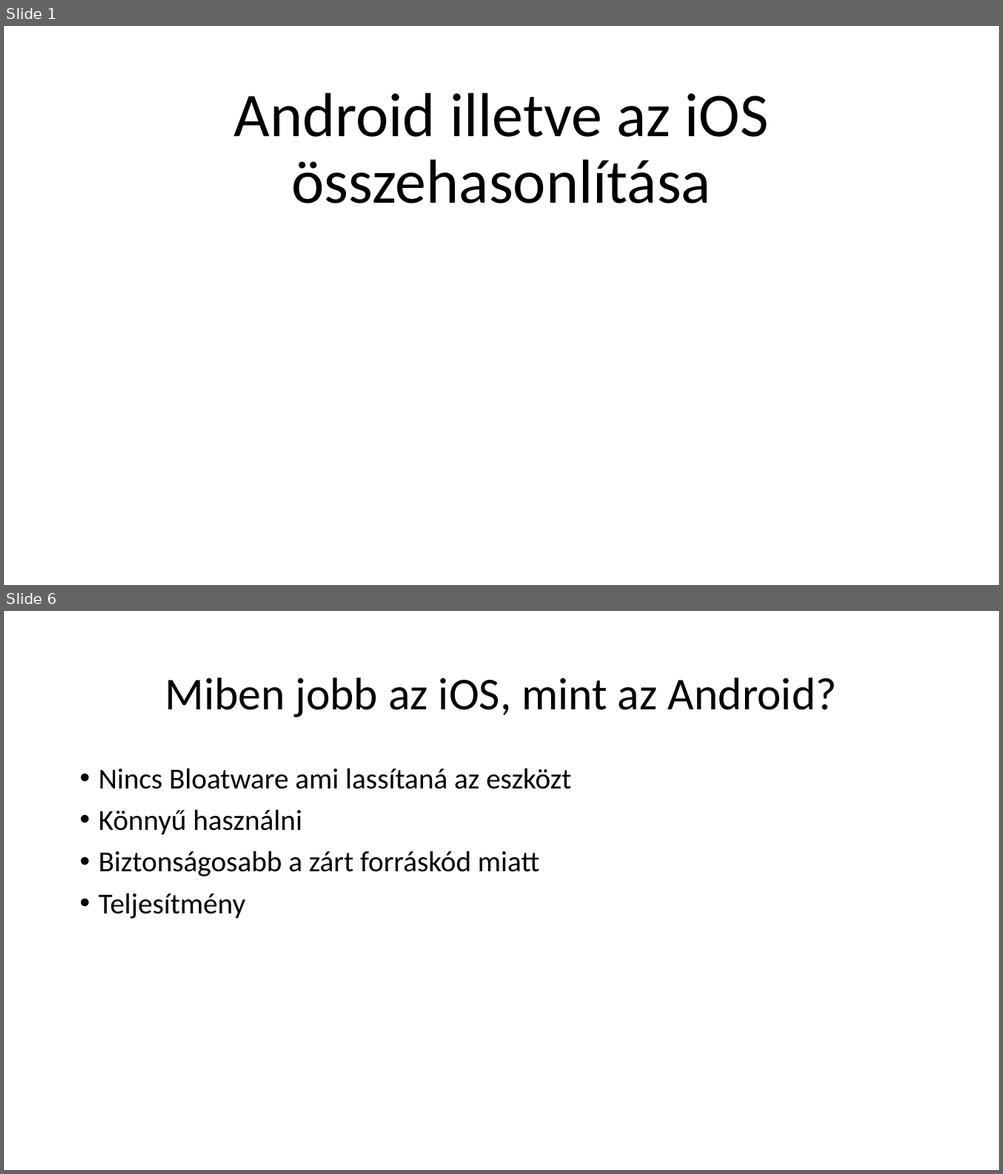
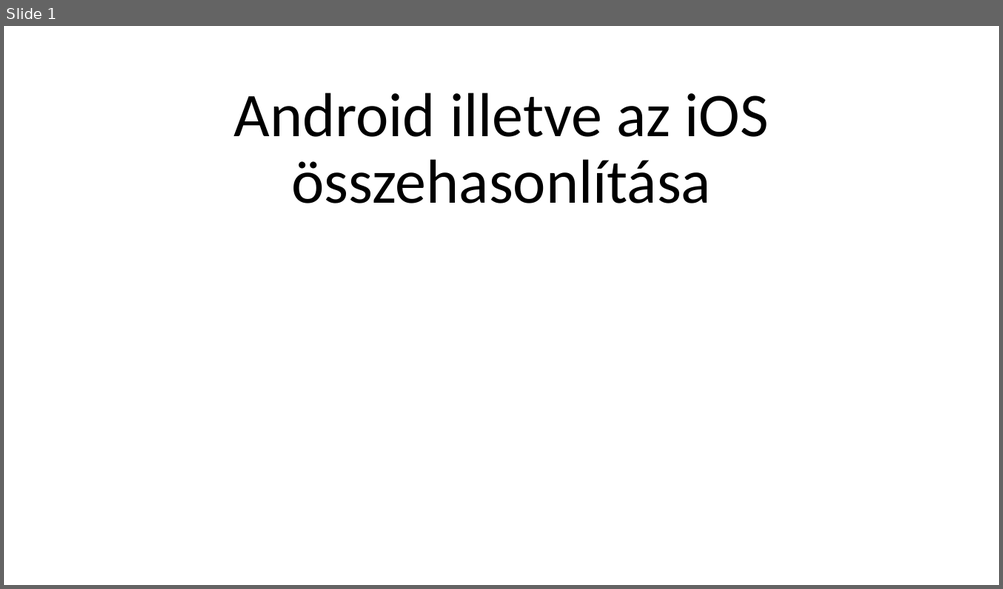
Before and after one commit to RafaelAlex123/ikt-szakmai-ppt, a slide deck: ikt powerpoint.pptx. Shown one above the other, each under a label of ours: slides 1 and 6 before the commit, slide 1 after it; the slides between them are not shown. The pictures are 1003x1174 and 1003x589 pixels, drawn with LibreOffice and Linux fonts; fonts in the diff are those of the drawing. Boxes give left, top, right and bottom in pixels: in the first picture for what was removed or moved away, otherwise in the second. Text is boxed around its words. In the diff, an @@ line names an element or a change of style, - is before the commit and + after.

```diff
--- a/ikt powerpoint.pptx
+++ b/ikt powerpoint.pptx
@@ slide 6 removed at (4, 611, 999, 1170), background #FFFFFF @@
@@ title removed at (165, 678, 836, 718) @@
-Miben jobb az iOS, mint az Android?
@@ text removed at (99, 768, 571, 919) @@
-• Nincs Bloatware ami lassítaná az eszközt
-• Könnyű használni
-• Biztonságosabb a zárt forráskód miatt
-• Teljesítmény
```
Also in this commit, not shown: 4 slides changed, 4 slides added, 1 other slide removed.
